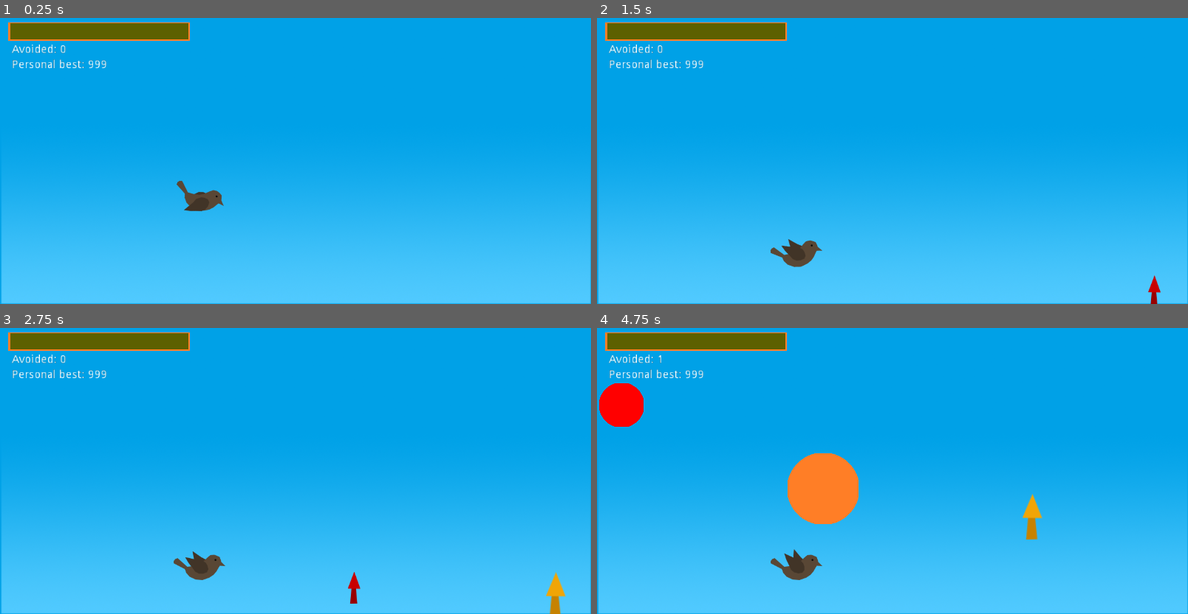
Above: before the commit, frames 1-4 (two rows, left to right).
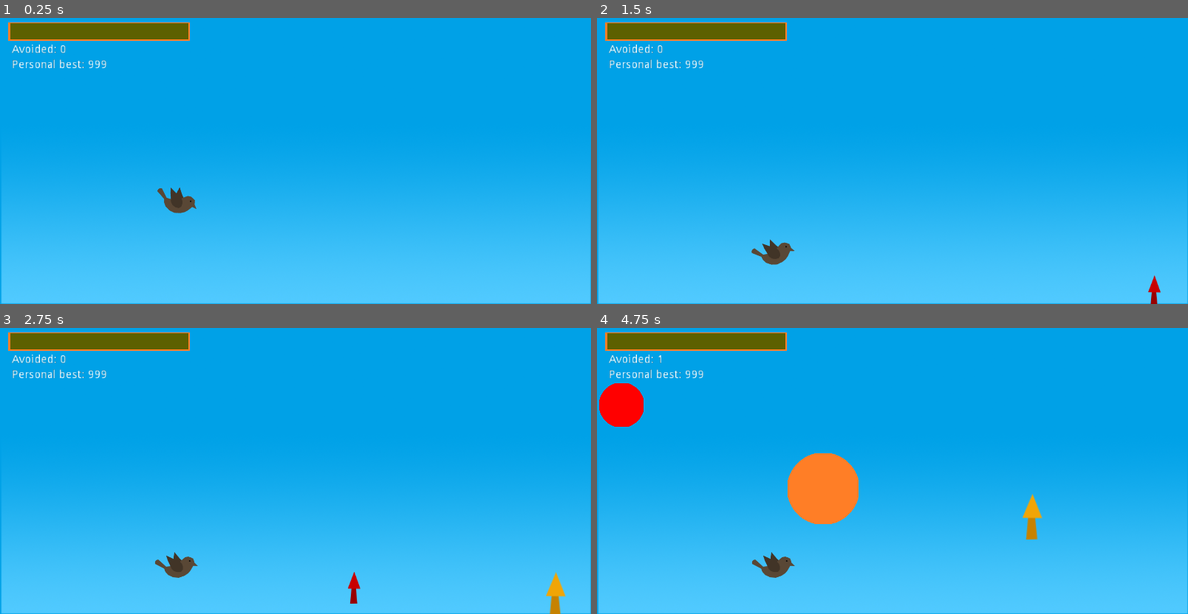
Above: after the commit, the same moments.

Repository: cuadrakev/Mint-Griffon-Game
Game: Godot game, scene res://scenes/Game.tscn
The game is run twice, just before and just after one commit, with the same random seed, the same clock (stepped at 60 frames per second) and the same inputs.
Inputs (mouse positions are in pixels of both pictures, inside the frame that each line leads up to):
- Up to frame 1 (0.25 s): no input
- Up to frame 2 (1.5 s): move the mouse to (1022, 146) at 0.52 s; click (1022, 146) at 0.67 s; move the mouse to (774, 175) at 1.27 s; click (774, 175) at 1.42 s
- Up to frame 3 (2.75 s): move the mouse to (354, 408) at 2.02 s; click (354, 408) at 2.17 s
- Up to frame 4 (4.75 s): move the mouse to (862, 528) at 2.77 s; click (862, 528) at 2.92 s; move the mouse to (1069, 513) at 3.52 s; click (1069, 513) at 3.67 s; move the mouse to (715, 428) at 4.27 s; click (715, 428) at 4.42 s

The runs differ from the first frame. In frame 1, 0.6% of the frame differs, in the area x 26-38%, y 56-69%; in frame 2, 0.6%; in frame 3, 0.6%; in frame 4, 0.7%, in the area x 26-39%, y 77-89%.

Commit message:
moved player to separate scene and added modifable variables

Diff:
--- /dev/null
+++ b/objects/BirdPlayer.tscn
@@ -0,0 +1,17 @@
+[gd_scene load_steps=4 format=2]
+
+[ext_resource path="res://scenes/BirdSprites.tres" type="SpriteFrames" id=1]
+[ext_resource path="res://scripts/Player.gd" type="Script" id=2]
+
+[sub_resource type="CircleShape2D" id=1]
+radius = 17.0294
+
+[node name="BirdPlayer" type="KinematicBody2D"]
+script = ExtResource( 2 )
+
+[node name="BirdSprite" type="AnimatedSprite" parent="."]
+frames = ExtResource( 1 )
+
+[node name="CollisionShape2D" type="CollisionShape2D" parent="."]
+position = Vector2( 9, 7 )
+shape = SubResource( 1 )
--- a/project.godot
+++ b/project.godot
@@ -7,6 +7,16 @@
 ;   param=value ; assign values to parameters
 
 config_version=4
+
+_global_script_classes=[ {
+"base": "KinematicBody2D",
+"class": "BirdPlayer",
+"language": "GDScript",
+"path": "res://scripts/Player.gd"
+} ]
+_global_script_class_icons={
+"BirdPlayer": ""
+}
 
 [application]
 
--- /dev/null
+++ b/scenes/BirdSprites.tres
@@ -0,0 +1,15 @@
+[gd_resource type="SpriteFrames" load_steps=6 format=2]
+
+[ext_resource path="res://sprites/birds/sparrow/sparrow2.png" type="Texture" id=1]
+[ext_resource path="res://sprites/birds/sparrow/sparrow1.png" type="Texture" id=2]
+[ext_resource path="res://sprites/birds/sparrow/sparrow3.png" type="Texture" id=3]
+[ext_resource path="res://sprites/birds/sparrow/sparrow4.png" type="Texture" id=4]
+[ext_resource path="res://sprites/birds/sparrow/sparrow5.png" type="Texture" id=5]
+
+[resource]
+animations = [ {
+"frames": [ ExtResource( 2 ), ExtResource( 1 ), ExtResource( 3 ), ExtResource( 4 ), ExtResource( 5 ), ExtResource( 4 ), ExtResource( 3 ), ExtResource( 1 ), ExtResource( 2 ) ],
+"loop": true,
+"name": "default",
+"speed": 15.0
+} ]
--- a/scenes/Game.tscn
+++ b/scenes/Game.tscn
@@ -1,28 +1,12 @@
-[gd_scene load_steps=16 format=2]
+[gd_scene load_steps=8 format=2]
 
 [ext_resource path="res://scripts/SceneScript.gd" type="Script" id=1]
-[ext_resource path="res://scripts/Player.gd" type="Script" id=2]
+[ext_resource path="res://objects/BirdPlayer.tscn" type="PackedScene" id=2]
 [ext_resource path="res://scripts/hitCount.gd" type="Script" id=3]
-[ext_resource path="res://sprites/birds/bird.png" type="Texture" id=4]
 [ext_resource path="res://sprites/background/sky.png" type="Texture" id=5]
-[ext_resource path="res://sprites/birds/sparrow/sparrow2.png" type="Texture" id=6]
-[ext_resource path="res://sprites/birds/sparrow/sparrow1.png" type="Texture" id=7]
-[ext_resource path="res://sprites/birds/sparrow/sparrow3.png" type="Texture" id=8]
-[ext_resource path="res://sprites/birds/sparrow/sparrow4.png" type="Texture" id=9]
-[ext_resource path="res://sprites/birds/sparrow/sparrow5.png" type="Texture" id=10]
 [ext_resource path="res://scripts/Avoided.gd" type="Script" id=11]
 [ext_resource path="res://sprites/bar_outline.png" type="Texture" id=13]
 [ext_resource path="res://theme.tres" type="Theme" id=15]
-
-[sub_resource type="SpriteFrames" id=2]
-animations = [ {
-"frames": [ ExtResource( 7 ), ExtResource( 6 ), ExtResource( 8 ), ExtResource( 9 ), ExtResource( 10 ), ExtResource( 9 ), ExtResource( 8 ), ExtResource( 6 ), ExtResource( 7 ) ],
-"loop": true,
-"name": "default",
-"speed": 5.0
-} ]
-
-[sub_resource type="CircleShape2D" id=1]
 
 [node name="Scene" type="Node2D"]
 script = ExtResource( 1 )
@@ -82,20 +66,6 @@
 
 [node name="Sprite" type="Sprite" parent="ParallaxBackground/ParallaxLayer2"]
 
-[node name="Bird" type="KinematicBody2D" parent="."]
-position = Vector2( 250, 180 )
-scale = Vector2( 0.6, 0.6 )
-script = ExtResource( 2 )
-
-[node name="AnimatedSprite" type="AnimatedSprite" parent="Bird"]
-frames = SubResource( 2 )
-frame = 3
-playing = true
-
-[node name="Sprite" type="Sprite" parent="Bird"]
-visible = false
+[node name="BirdPlayer" parent="." instance=ExtResource( 2 )]
+position = Vector2( 221, 186 )
 scale = Vector2( 0.5, 0.5 )
-texture = ExtResource( 4 )
-
-[node name="CollisionShape2D" type="CollisionShape2D" parent="Bird"]
-shape = SubResource( 1 )
--- a/scripts/Player.gd
+++ b/scripts/Player.gd
@@ -1,16 +1,18 @@
+class_name BirdPlayer
 extends KinematicBody2D
 
-const GRAVITY = 600
+export var GRAVITY = 600
+export var MARGIN = 60
+export var TOP_VEL = 300
+
+onready var BOTTOM = get_viewport_rect().size.y - MARGIN
+onready var TOP = 0 + MARGIN
 
 var acceleration = Vector2(0,0)
 var velocity = Vector2(0,0)
+onready var animSprite = $BirdSprite
 
-const TOP_VEL = 300
 #const TOP_ACC = 5
-
-const MARGIN = 60
-const BOTTOM = 360 - MARGIN
-const TOP = 0 + MARGIN
 
 func conditional(cond: bool, val1, val2):
 	if cond:
@@ -29,3 +31,8 @@
 		velocity.y = 0
 		position.y = 180 + (180 - MARGIN) * conditional(position.y > 180, 1, -1)
 	rotation = velocity.y/600
+
+	if(acceleration.y < 0):
+		animSprite.play()
+	else:
+		animSprite.stop()
